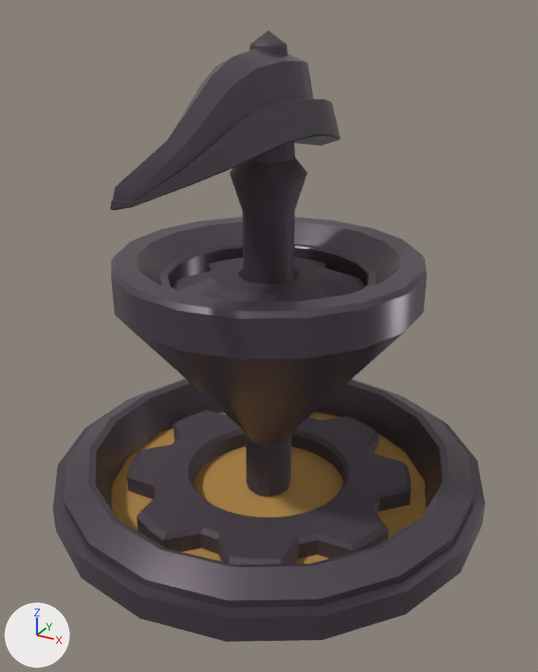
Two versions of the FBX model Assets/Towers/Slow Tower/Models/SlowTower_Level1.fbx, one commit apart.
Rendered twice from a 50 mm camera at (0.678, -1.231, 0.982) aimed at (0.014, -0.024, 0.378). Every picture has the same lights, and +X, +Y and +Z are marked at lower left. Where no turn or scale is listed for an object, it has been applied to the vertices.

Objects in the first picture: 'Base Gear.001', 'Level 1 Base', 'Level 1 Turret', 'Turret Gear.001'.
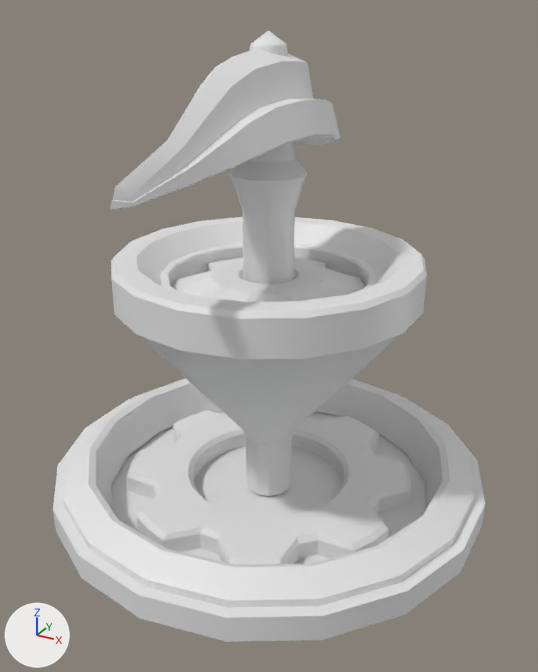
Where the newer file only moved an object's origin or applied its transform, the numbers keep the older frame.

The change, as a diff of the scene's bpy script:
```diff
--- a/Assets/Towers/Slow Tower/Models/SlowTower_Level1.fbx.py
+++ b/Assets/Towers/Slow Tower/Models/SlowTower_Level1.fbx.py
@@ me_cylinder_028 @@
 me_cylinder_028.from_pydata(...)  # 240 vertices, 240 faces; spans x -0.182..0.182, y -0.192..0.192, z 0.382..0.501
-me_cylinder_028.materials.append(mat_machinery)  # dark grey #5a515a
@@ me_cylinder_059 @@
 me_cylinder_059.from_pydata(...)  # 240 vertices, 240 faces; spans x -0.307..0.307, y -0.307..0.307, z -0.066..0.047
-me_cylinder_059.materials.append(mat_machinery)  # dark grey #5a515a
@@ me_plane_010 @@
 me_plane_010.from_pydata(...)  # 189 vertices, 188 faces; spans x -0.129..0.129, y -0.452..0.173, z 0.006..0.947
 # used by ob_level_1_turret; location = (0.0, 0.0, 0.0)
+# me_plane_010 part 1: all 72 faces that had it switch from mat_machinery (dark grey #5a515a) to no material
+# me_plane_010 part 2: all 116 faces that had it switch from mat_framing (dark grey #5a515a) to no material
@@ me_cylinder_039 @@
 me_cylinder_039.from_pydata(...)  # 441 vertices, 406 faces; spans x -0.459..0.459, y -0.466..0.466, z 0.001..0.539
 # used by ob_level_1_base; location = (0.0, 0.0, 0.0)
+# me_cylinder_039 part 3: all 398 faces that had it switch from mat_framing (dark grey #5a515a) to no material
+# me_cylinder_039 part 4: all 8 faces that had it switch from mat_goo (orange #b98e4a) to no material
```

Changed parts and their boxes [x1, y1, x2, y2] in the pictures (538 x 672 px):
'Base Gear.001', recoloured (grey to white): [127, 410, 411, 565] in both
'Turret Gear.001', recoloured (grey to white): [172, 257, 365, 302] in both
part 1 of me_plane_010, recoloured: [229, 30, 307, 496] in both
part 2 of me_plane_010, recoloured: [110, 49, 340, 210] in both
part 3 of me_cylinder_039, recoloured (grey to white): [53, 217, 485, 642] in both
part 4 of me_cylinder_039, recoloured: [111, 411, 426, 564] in both
